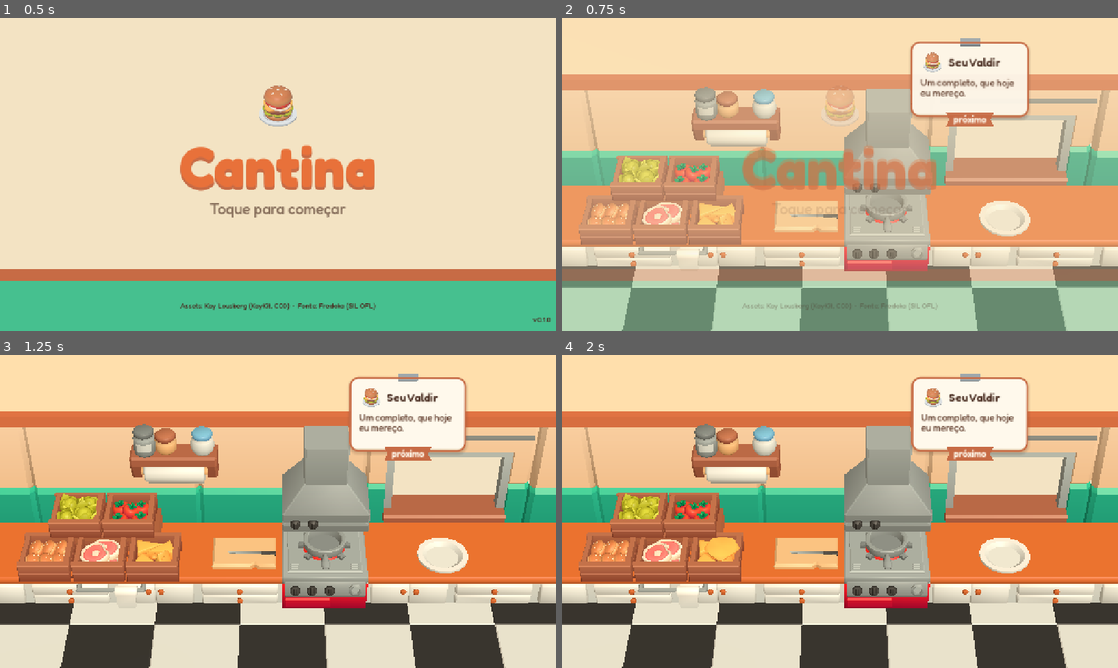
Above: before the commit, frames 1-4 (two rows, left to right).
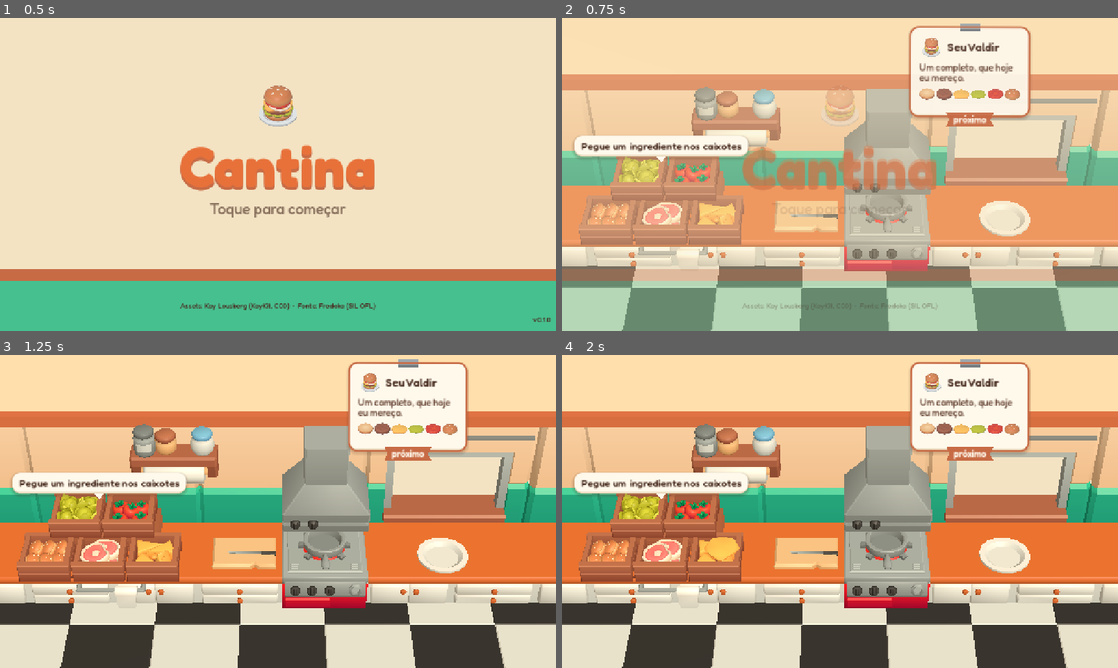
Above: after the commit, the same moments.

Repository: marcalsantarem/cantina
Game: Godot game, scene res://scenes/main.tscn
The game is run twice, just before and just after one commit, with the same random seed, the same clock (stepped at 60 frames per second) and the same inputs.
Inputs (mouse positions are in pixels of both pictures, inside the frame that each line leads up to):
- Up to frame 1 (0.5 s): no input
- Up to frame 2 (0.75 s): tap Enter (ui_accept) at 0.5 s; drag from (840, 174) to (895, 105) at 0.52 s
- Up to frame 3 (1.25 s): no input
- Up to frame 4 (2 s): tap Enter (ui_accept) at 1.25 s; drag from (728, 527) to (812, 574) at 1.27 s

Frame 1 is identical in both runs. In frame 2, 5.4% of the frame differs, in the area x 2-85%, y 1-46%; in frame 3, 5.2%; in frame 4, 5.2%.

Commit message:
T-011 receita no bilhete, T-012 prato alinhado, T-013 dicas de ação; decisões 16-18; 94 testes (BRF-010, BRF-011)
Co-Authored-By: Claude Opus 5.5 <noreply@anthropic.com>

Diff:
--- a/assets/ui/cantina_theme.tres
+++ b/assets/ui/cantina_theme.tres
@@ -122,6 +122,22 @@
 2003265652: 500
 }
 
+[sub_resource type="StyleBoxFlat" id="StyleBoxFlat_hint1"]
+content_margin_left = 12.0
+content_margin_top = 6.0
+content_margin_right = 12.0
+content_margin_bottom = 7.0
+bg_color = Color(1, 0.9764706, 0.9254902, 1)
+border_width_bottom = 3
+border_color = Color(0.8980392, 0.827451, 0.7019608, 1)
+corner_radius_top_left = 14
+corner_radius_top_right = 14
+corner_radius_bottom_right = 14
+corner_radius_bottom_left = 14
+shadow_color = Color(0.29, 0.18, 0.13, 0.22)
+shadow_size = 5
+shadow_offset = Vector2(0, 2)
+
 [resource]
 default_font = SubResource("FontVariation_8o3l3")
 default_font_size = 22
@@ -142,6 +158,12 @@
 FeedbackLabel/constants/outline_size = 12
 FeedbackLabel/font_sizes/font_size = 40
 FeedbackLabel/fonts/font = SubResource("FontVariation_0pmup")
+HintBubble/base_type = &"PanelContainer"
+HintBubble/styles/panel = SubResource("StyleBoxFlat_hint1")
+HintText/base_type = &"Label"
+HintText/colors/font_color = Color(0.2901961, 0.18039216, 0.13333334, 1)
+HintText/font_sizes/font_size = 17
+HintText/fonts/font = SubResource("FontVariation_if63c")
 HintLabel/base_type = &"Label"
 HintLabel/colors/font_color = Color(0.2901961, 0.18039216, 0.13333334, 1)
 HintLabel/font_sizes/font_size = 34
--- a/scenes/ui/hud.tscn
+++ b/scenes/ui/hud.tscn
@@ -24,3 +24,13 @@
 grow_vertical = 2
 mouse_filter = 2
 theme = ExtResource("2_theme")
+
+[node name="Hint" type="Control" parent="."]
+layout_mode = 3
+anchors_preset = 15
+anchor_right = 1.0
+anchor_bottom = 1.0
+grow_horizontal = 2
+grow_vertical = 2
+mouse_filter = 2
+theme = ExtResource("2_theme")
--- a/scenes/ui/ticket_card.tscn
+++ b/scenes/ui/ticket_card.tscn
@@ -53,6 +53,12 @@
 theme_type_variation = &"TicketPhrase"
 autowrap_mode = 3
 
+[node name="Recipe" type="HBoxContainer" parent="VBox"]
+unique_name_in_owner = true
+layout_mode = 2
+mouse_filter = 2
+theme_override_constants/separation = 2
+
 [node name="Without" type="Label" parent="VBox"]
 unique_name_in_owner = true
 visible = false
--- a/src/kitchen/kitchen_controller.gd
+++ b/src/kitchen/kitchen_controller.gd
@@ -9,6 +9,8 @@
 signal ticket_added(slot: int, ticket: TicketData)
 signal ticket_served(slot: int, ticket: TicketData, score: int, band: int, reply: String)
 signal gesture_feedback(quality: int, label: String, screen_pos: Vector2)
+## Dica da próxima ação (decisão 18); `text == ""` esconde. Só emite quando muda.
+signal action_hint(text: String, screen_pos: Vector2)
 
 const KITCHEN_SCENE := preload("res://scenes/kitchen/kitchen.tscn")
 const MODEL_PATH := "res://assets/models/kaykit/%s.gltf"
@@ -21,13 +23,23 @@
 const PLATE_RETURN_S := 1.5
 const NEW_PLATE_S := 1.5
 const PLATE_SCALE := 1.25
-## Metros por "u" (altura da tela) na bancada, para o deslocamento visual da montagem.
-const U_TO_WORLD := 7.0
 ## Meia largura (m) do ingrediente na tábua, para as faixas de cobertura.
 const CHOP_HALF_WIDTH := 0.45
 const GLOW_S := 0.35
 const GLOW_COLOR := Color(1.0, 0.92, 0.55, 0.75)
 const SLOT_COUNT := 3
+## Altura (m) acima da estação onde a dica aponta.
+const HINT_LIFT := 0.4
+const HINT_DROP_BOARD := "Solte na tábua"
+const HINT_DROP_PAN := "Solte na panela"
+const HINT_DROP_PLATE := "Solte no prato"
+const HINT_CHOP := "Pique em zigue-zague ↕"
+const HINT_TO_PLATE := "Arraste para o prato"
+const HINT_FLIP := "Puxe para cima para virar"
+const HINT_PATTY_DONE := "No ponto! Tire para o prato"
+const HINT_BURNT := "Queimou! Tire da panela"
+const HINT_SERVE := "Arraste o prato até a janela"
+const HINT_IDLE := "Pegue um ingrediente nos caixotes"
 ## Cor/alfa da fumaça por Patty.Stage (alfa 0 = sem fumaça).
 const SMOKE_COLORS: Array[Color] = [
 	Color(1, 1, 1, 0.0), Color(1, 1, 1, 0.3), Color(1, 1, 0.9, 0.45),
@@ -88,6 +100,9 @@
 var _served_band: int = 0
 var _return_timer: float = -1.0
 var _new_plate_timer: float = -1.0
+var hint_text: String = ""
+var hint_pos := Vector2.ZERO
+var _crates_center := Vector3.ZERO
 
 
 func _ready() -> void:
@@ -114,8 +129,15 @@
 	var scene_plate := _stations["Plate_Assembly"].get_node_or_null("Plate") as Node3D
 	if scene_plate:
 		scene_plate.visible = false
+	var n := 0
+	for key: String in _stations:
+		if key.begins_with("Crate_"):
+			_crates_center += snap_position(key)
+			n += 1
+	_crates_center /= maxf(n, 1)
 	_make_smoke()
 	_make_plate()
+	_update_hint()
 
 
 func _process(delta: float) -> void:
@@ -143,6 +165,7 @@
 		return
 	started = true
 	tickets.spawn()
+	_update_hint()
 
 
 func get_slot_screen_position(slot: int) -> Vector2:
@@ -167,6 +190,7 @@
 		_new_plate_timer -= delta
 		if _new_plate_timer < 0.0:
 			_make_plate()
+	_update_hint()
 
 
 # --- Entrada (p = 0–1 da viewport, y para baixo; t em ms) ---------------------
@@ -191,6 +215,7 @@
 			if patty != null:
 				mode = GestureRecognizer.Mode.PAN
 	recognizer.begin(mode, p, t_ms)
+	_update_hint()
 
 
 func pointer_move(p: Vector2, t_ms: int) -> void:
@@ -199,6 +224,7 @@
 	_handle_events(recognizer.add_sample(p, t_ms))
 	if _carry != null:
 		_follow(p)
+	_update_hint()
 
 
 func pointer_up(p: Vector2, t_ms: int) -> void:
@@ -214,6 +240,7 @@
 		_follow(p)
 		_drop(p)
 	_press_station = ""
+	_update_hint()
 
 
 ## Nome da estação (Area3D na camada 2) sob o ponto, ou "".
@@ -421,6 +448,7 @@
 
 
 func _assemble(c: Carry) -> void:
+	# A precisão da soltura vale só na nota; o visual fica centralizado (decisão 17).
 	var center := world_to_norm(snap_position("Plate_Assembly"))
 	var q := recognizer.drop_quality(center)
 	var off := recognizer.drop_offset_u(center)
@@ -435,10 +463,9 @@
 		var area: Node3D = _stations["Plate_Assembly"]
 		_bun_top_node = _spawn(Kitchen.BUN_TOP, area)
 		_bun_top_node.position = area.to_local(bun_top_rest_position())
-	var o: Vector2 = item["offset"]
-	var local := Vector3(o.x * U_TO_WORLD, _stack_height, o.y * U_TO_WORLD)
-	_reparent_tween(node, plate_root, local)
-	node.rotation_degrees = Vector3(0, item["tilt_deg"], 0)
+	node.rotation = Vector3.ZERO
+	node.scale = Vector3.ONE
+	_reparent_tween(node, plate_root, Vector3(0, _stack_height, 0))
 	_stack_height += _height_of(item["id"], node)
 	_feedback(q, node)
 
@@ -671,7 +698,9 @@
 	return ""
 
 
-## Altura (m) do modelo para empilhar; medida uma vez por id.
+## Altura (m) do topo do modelo acima da sua origem (AABB), para empilhar; medida
+## uma vez por id. A origem dos modelos é o apoio: queijo e alface caem pelas bordas
+## abaixo dela (AABB com y < 0), então conta só o topo para não flutuar.
 func _height_of(id: String, node: Node3D) -> float:
 	if _heights.has(id):
 		return _heights[id]
@@ -682,6 +711,70 @@
 		var b: AABB = (inv * m.global_transform) * m.get_aabb()
 		box = b if first else box.merge(b)
 		first = false
-	var h := box.size.y if not first and box.size.y > 0.0 else 0.05
+	var h := box.end.y if not first and box.end.y > 0.0 else 0.05
 	_heights[id] = h
 	return h
+
+
+# --- Dica de ação (decisão 18) ---------------------------------------------------
+
+func _update_hint() -> void:
+	var text := ""
+	var station := ""
+	if _carry != null:
+		station = _carry_target(_carry)
+		match station:
+			"CuttingBoard": text = HINT_DROP_BOARD
+			"Stove_Pan": text = HINT_DROP_PAN
+			"Plate_Assembly": text = HINT_DROP_PLATE
+			"OrderWindow": text = HINT_SERVE
+	elif patty != null:
+		station = "Stove_Pan"
+		if patty.is_burnt():
+			text = HINT_BURNT
+		elif _side_ok(Patty.Side.A) and _side_ok(Patty.Side.B):
+			text = HINT_PATTY_DONE
+		else:
+			text = HINT_FLIP
+	elif board != null:
+		station = "CuttingBoard"
+		text = HINT_TO_PLATE if board.is_done() else HINT_CHOP
+	elif plate_root != null and not stack.is_empty():
+		station = "Plate_Assembly"
+		text = HINT_SERVE
+	elif tickets.open_count() > 0:
+		station = "Crates"
+		text = HINT_IDLE
+	var pos := Vector2.ZERO
+	if text != "":
+		pos = _camera.unproject_position(_hint_anchor(station) + Vector3(0, HINT_LIFT, 0))
+	if text == hint_text and pos.distance_squared_to(hint_pos) < 1.0:
+		return
+	hint_text = text
+	hint_pos = pos
+	action_hint.emit(text, pos)
+
+
+## Estação onde o item na mão deve ser solto ("" = nenhuma).
+func _carry_target(c: Carry) -> String:
+	if c.is_plate:
+		return "OrderWindow"
+	if c.chop == null and c.patty == null and recipe.chop.has(c.id):
+		return "CuttingBoard"
+	if c.patty == null and c.id == Kitchen.BURGER_UNCOOKED:
+		return "Stove_Pan"
+	if plate_root != null and stack.can_accept(c.id):
+		return "Plate_Assembly"
+	return ""
+
+
+func _hint_anchor(station: String) -> Vector3:
+	if station == "Crates":
+		return _crates_center
+	if station == "OrderWindow":
+		return snap_position(station) + Vector3(0, 0.6, 0)
+	return snap_position(station)
+
+
+func _side_ok(side: int) -> bool:
+	return Patty.quality_for_time(patty.side_time(side)) != Kitchen.Quality.CLUMSY
--- /dev/null
+++ b/src/ui/hint_bubble.gd
@@ -0,0 +1,106 @@
+extends PanelContainer
+## Balão de dica de ação (decisão 18): creme, perto de screen_pos, preso à borda da tela.
+## show_hint("") esconde com fade. Não recebe toque/mouse.
+
+const MARGIN := 8.0
+## Distância (px lógicos do balão) entre screen_pos e a ponta do balão.
+const GAP := 26.0
+const TAIL := 9.0
+const FADE := 0.18
+
+## Ampliação do balão (mesma do HUD em telas baixas).
+var ui_scale := 1.0:
+	set(v):
+		ui_scale = v
+		scale = Vector2.ONE * v
+		_place()
+
+var _target := Vector2.ZERO
+var _below := false
+var _tween: Tween
+var _label: Label
+var _fading_in := false
+
+
+func _init() -> void:
+	theme_type_variation = &"HintBubble"
+	mouse_filter = Control.MOUSE_FILTER_IGNORE
+	modulate.a = 0.0
+	visible = false
+	_label = Label.new()
+	_label.theme_type_variation = &"HintText"
+	_label.mouse_filter = Control.MOUSE_FILTER_IGNORE
+	_label.horizontal_alignment = HORIZONTAL_ALIGNMENT_CENTER
+	add_child(_label)
+
+
+func _ready() -> void:
+	resized.connect(_place)
+
+
+func show_hint(text: String, screen_pos: Vector2) -> void:
+	if text.is_empty():
+		hide_hint()
+		return
+	_label.text = text
+	_target = screen_pos
+	reset_size()
+	_place()
+	visible = true
+	_fade_to(1.0)
+
+
+func hide_hint() -> void:
+	if not visible:
+		return
+	_fade_to(0.0)
+
+
+func hint_text() -> String:
+	return _label.text
+
+
+## Visível e não sumindo.
+func is_shown() -> bool:
+	return visible and _fading_in
+
+
+func _fade_to(alpha: float) -> void:
+	_fading_in = alpha > 0.0
+	if _tween:
+		_tween.kill()
+	if not is_inside_tree():
+		modulate.a = alpha
+		visible = alpha > 0.0
+		return
+	_tween = create_tween()
+	_tween.tween_property(self, "modulate:a", alpha, FADE)
+	if alpha <= 0.0:
+		_tween.tween_callback(hide)
+
+
+func _place() -> void:
+	if not is_inside_tree():
+		return
+	var area := get_viewport().get_visible_rect().size
+	var s := size * ui_scale
+	var lift := (GAP + TAIL) * ui_scale
+	_below = _target.y - lift - s.y < MARGIN
+	var p := Vector2(_target.x - s.x * 0.5, _target.y + lift if _below else _target.y - lift - s.y)
+	p.x = clampf(p.x, MARGIN, maxf(MARGIN, area.x - s.x - MARGIN))
+	p.y = clampf(p.y, MARGIN, maxf(MARGIN, area.y - s.y - MARGIN))
+	position = p
+	queue_redraw()
+
+
+## Rabicho apontando para screen_pos.
+func _draw() -> void:
+	var col := get_theme_stylebox("panel", "HintBubble")
+	var bg: Color = col.bg_color if col is StyleBoxFlat else Color.WHITE
+	var tip_x := clampf((_target.x - position.x) / ui_scale, 18.0, size.x - 18.0)
+	var pts: PackedVector2Array
+	if _below:
+		pts = [Vector2(tip_x - TAIL, 1), Vector2(tip_x + TAIL, 1), Vector2(tip_x, -TAIL)]
+	else:
+		pts = [Vector2(tip_x - TAIL, size.y - 1), Vector2(tip_x + TAIL, size.y - 1), Vector2(tip_x, size.y + TAIL)]
+	draw_colored_polygon(pts, bg)
--- a/src/ui/hud.gd
+++ b/src/ui/hud.gd
@@ -1,12 +1,13 @@
 extends CanvasLayer
 ## HUD da cozinha: bilhetes, bilhete-resposta e palavra de feedback.
 ## Fala com a cozinha só por sinais (contrato BRF-007): ticket_added, ticket_served,
-## gesture_feedback e get_slot_screen_position(slot).
+## gesture_feedback e get_slot_screen_position(slot); opcional action_hint(text, screen_pos) (BRF-011).
 ## O prato vai sempre para o bilhete mais antigo aberto (FIFO): ele ganha o destaque "próximo".
 ## Em telas baixas os bilhetes são ampliados para a frase ter ao menos min_phrase_px na tela.
 
 const TicketCardScene := preload("res://scenes/ui/ticket_card.tscn")
 const FeedbackWord := preload("res://src/ui/feedback_word.gd")
+const HintBubble := preload("res://src/ui/hint_bubble.gd")
 const GAP := 6.0
 const MARGIN := 8.0
 
@@ -33,9 +34,13 @@
 
 @onready var _tickets: Control = $Tickets
 @onready var _feedback: Control = $Feedback
+@onready var _hint: Control = $Hint
+var _bubble: PanelContainer
 
 
 func _ready() -> void:
+	_bubble = HintBubble.new()
+	_hint.add_child(_bubble)
 	get_viewport().size_changed.connect(_refresh_anchors)
 	_refresh_anchors()
 
@@ -43,9 +48,11 @@
 func bind(controller: Node) -> void:
 	unbind()
 	_controller = controller
-	controller.ticket_added.connect(_on_ticket_added)
-	controller.ticket_served.connect(_on_ticket_served)
-	controller.gesture_feedback.connect(_on_gesture_feedback)
+	controller.connect("ticket_added", _on_ticket_added)
+	controller.connect("ticket_served", _on_ticket_served)
+	controller.connect("gesture_feedback", _on_gesture_feedback)
+	if controller.has_signal("action_hint"):
+		controller.connect("action_hint", _on_action_hint)
 
 
 func unbind() -> void:
@@ -53,10 +60,16 @@
 		_controller = null
 		return
 	for pair in [["ticket_added", _on_ticket_added], ["ticket_served", _on_ticket_served],
-			["gesture_feedback", _on_gesture_feedback]]:
-		if _controller.is_connected(pair[0], pair[1]):
+			["gesture_feedback", _on_gesture_feedback], ["action_hint", _on_action_hint]]:
+		if _controller.has_signal(pair[0]) and _controller.is_connected(pair[0], pair[1]):
 			_controller.disconnect(pair[0], pair[1])
 	_controller = null
+	_bubble.hide_hint()
+
+
+## Balão de dica de ação.
+func get_hint() -> PanelContainer:
+	return _bubble
 
 
 ## Bilhete aberto no slot (ou null).
@@ -112,6 +125,10 @@
 	word.pop(label, quality, screen_pos)
 
 
+func _on_action_hint(text: String, screen_pos: Vector2) -> void:
+	_bubble.show_hint(text, screen_pos)
+
+
 func _new_card(slot: int, ticket: TicketData) -> Control:
 	var card := TicketCardScene.instantiate()
 	card.slot = slot
@@ -155,6 +172,7 @@
 		var fs := float(_tickets.get_theme_font_size("font_size", "TicketPhrase"))
 		ui_scale = ticket_scale_for(_screen_scale(), fs, min_phrase_px, max_ui_scale)
 	_tickets.scale = Vector2.ONE * ui_scale
+	_bubble.ui_scale = ui_scale
 	_tickets.size = get_viewport().get_visible_rect().size / ui_scale
 	for card in _tickets.get_children():
 		card.compact = ui_scale > 1.0
--- a/src/ui/ticket_card.gd
+++ b/src/ui/ticket_card.gd
@@ -12,6 +12,12 @@
 const NEXT_LIFT := 12.0
 ## Linhas da frase no modo compacto (telas baixas).
 const COMPACT_LINES := 2
+const RECIPE_PATH := "res://data/recipes/%s.json"
+## Lado dos ícones da receita (px lógicos do bilhete).
+const RECIPE_ICON := 26.0
+
+static var _recipe_cache := {}
+static var _trimmed_cache := {}
 
 var slot := -1
 var is_reply := false
@@ -53,6 +59,7 @@
 @onready var _name: Label = %Name
 @onready var _phrase: Label = %Phrase
 @onready var _without: Label = %Without
+@onready var _recipe: HBoxContainer = %Recipe
 @onready var _stamp: Control = %Stamp
 
 
@@ -68,6 +75,7 @@
 	var icon_path := ICON_PATH % ticket.recipe
 	_icon.texture = load(icon_path) if ResourceLoader.exists(icon_path) else null
 	_icon.visible = _icon.texture != null
+	_show_recipe(recipe_layers(ticket))
 	_without.visible = not ticket.without.is_empty()
 	if _without.visible:
 		_without.text = UiText.without_text(ticket.without)
@@ -99,6 +107,7 @@
 	theme_type_variation = &"ReplyPanel"
 	_icon.visible = false
 	_without.visible = false
+	_recipe.visible = false
 	_phrase.text = reply
 	_stamp.band = band
 	_stamp.visible = true
@@ -135,6 +144,62 @@
 	tw.tween_property(self, "modulate:a", 0.0, duration)
 	tw.tween_property(self, "float_offset", Vector2(0, -24), duration)
 	tw.chain().tween_callback(queue_free)
+
+
+## Ids das camadas pedidas, da base para o topo (ordem de montagem), sem as do `without`.
+static func recipe_layers(ticket: TicketData) -> Array[String]:
+	var recipe: Recipe = _recipe_cache.get(ticket.recipe)
+	if recipe == null:
+		var data: Variant = JSON.parse_string(FileAccess.get_file_as_string(RECIPE_PATH % ticket.recipe))
+		recipe = Recipe.from_dict(data if data is Dictionary else {})
+		_recipe_cache[ticket.recipe] = recipe
+	return recipe.requested_layers(ticket.without)
+
+
+## Ids mostrados na fileira de receita, na ordem (base -> topo, da esquerda para a direita).
+func recipe_ids() -> Array[String]:
+	var out: Array[String] = []
+	if _recipe.visible:
+		for icon in _recipe.get_children():
+			out.append(String(icon.get_meta("id")))
+	return out
+
+
+func _show_recipe(ids: Array[String]) -> void:
+	for old in _recipe.get_children():
+		old.free()
+	for id in ids:
+		var icon := TextureRect.new()
+		icon.texture = _trimmed_icon(id)
+		icon.custom_minimum_size = Vector2.ONE * RECIPE_ICON
+		icon.expand_mode = TextureRect.EXPAND_IGNORE_SIZE
+		icon.stretch_mode = TextureRect.STRETCH_KEEP_ASPECT_CENTERED
+		icon.mouse_filter = Control.MOUSE_FILTER_IGNORE
+		icon.tooltip_text = UiText.ingredient_name(id)
+		icon.set_meta("id", id)
+		_recipe.add_child(icon)
+	_recipe.visible = not ids.is_empty()
+
+
+## Ícone sem a margem transparente (as fatias são achatadas e somem num ícone pequeno).
+static func _trimmed_icon(id: String) -> Texture2D:
+	if _trimmed_cache.has(id):
+		return _trimmed_cache[id]
+	var path := ICON_PATH % id
+	var tex: Texture2D = load(path) if ResourceLoader.exists(path) else null
+	if tex != null:
+		var img := tex.get_image()
+		if img != null:
+			if img.is_compressed():
+				img.decompress()
+			var used := img.get_used_rect()
+			if used.has_area():
+				var atlas := AtlasTexture.new()
+				atlas.atlas = tex
+				atlas.region = Rect2(used)
+				tex = atlas
+	_trimmed_cache[id] = tex
+	return tex
 
 
 func phrase_label() -> Label:
--- a/tests/fakes/fake_kitchen_controller.gd
+++ b/tests/fakes/fake_kitchen_controller.gd
@@ -4,6 +4,7 @@
 signal ticket_added(slot: int, ticket: TicketData)
 signal ticket_served(slot: int, ticket: TicketData, score: int, band: int, reply: String)
 signal gesture_feedback(quality: int, label: String, screen_pos: Vector2)
+signal action_hint(text: String, screen_pos: Vector2)
 
 ## Aproximadamente o trilho de bilhetes na captura 1280x720.
 var slot_positions: Array[Vector2] = [Vector2(930, 190), Vector2(1050, 190), Vector2(1170, 190)]
--- a/tests/integration/test_kitchen_controller.gd
+++ b/tests/integration/test_kitchen_controller.gd
@@ -9,6 +9,7 @@
 var added: Array = []
 var served: Array = []
 var feedback: Array = []
+var hints: Array = []
 
 
 func before_each() -> void:
@@ -19,6 +20,8 @@
 	added.clear()
 	served.clear()
 	feedback.clear()
+	hints.clear()
+	ctrl.action_hint.connect(func(text, pos): hints.append([text, pos]))
 	ctrl.ticket_added.connect(func(slot, ticket): added.append([slot, ticket]))
 	ctrl.ticket_served.connect(func(slot, ticket, score, band, reply): served.append([slot, ticket, score, band, reply]))
 	ctrl.gesture_feedback.connect(func(q, label, pos): feedback.append([q, label, pos]))
@@ -71,6 +74,15 @@
 	return out
 
 
+## Textos das dicas sem repetições seguidas.
+func _hint_texts() -> Array:
+	var out := []
+	for h in hints:
+		if out.is_empty() or out[-1] != h[0]:
+			out.append(h[0])
+	return out
+
+
 func test_station_raycast() -> void:
 	assert_eq(ctrl.station_at(_n(ctrl.snap_position("Crate_bun"))), "Crate_bun")
 	assert_eq(ctrl.station_at(_n(ctrl.snap_position("CuttingBoard"))), "CuttingBoard")
@@ -138,6 +150,22 @@
 	assert_true(ctrl.stack.closed)
 	assert_eq(ctrl.stack.ids(), ctrl.recipe.layers)
 
+	# Prato alinhado (decisão 17): itens centrados no Snap, sem giro, cada um no topo do anterior.
+	await wait_seconds(KitchenController.RETURN_S + 0.1)
+	var layers: Array[Node3D] = []
+	for ch in ctrl.plate_root.get_children():
+		if ch.name != "plate":
+			layers.append(ch)
+	assert_eq(layers.size(), ctrl.recipe.layers.size(), "camadas no prato")
+	var y := ctrl.snap_position("Plate_Assembly").y - ctrl.plate_root.global_position.y
+	for i in layers.size():
+		var n := layers[i]
+		assert_almost_eq(n.position.x, 0.0, 0.001, "%s x" % n.name)
+		assert_almost_eq(n.position.z, 0.0, 0.001, "%s z" % n.name)
+		assert_almost_eq(n.position.y, y, 0.001, "%s altura" % n.name)
+		assert_eq(n.rotation, Vector3.ZERO, "%s sem giro" % n.name)
+		y += ctrl._heights[ctrl.recipe.layers[i]]
+
 	# Servir na janela.
 	_drag(_plate(), _n(ctrl.snap_position("OrderWindow") + Vector3(0, 0.6, 0)))
 	assert_eq(served.size(), 1)
@@ -157,3 +185,35 @@
 	ctrl.pointer_down(_n(ctrl.snap_position("OrderWindow") + Vector3(0, 0.6, 0)), t)
 	ctrl.pointer_up(_n(ctrl.snap_position("OrderWindow") + Vector3(0, 0.6, 0)), t + 50)
 	assert_null(ctrl.returned_plate, "some ao tocar")
+
+	var cut_hints := ["Solte na tábua", "Pique em zigue-zague ↕", "Arraste para o prato", "Solte no prato", "Arraste o prato até a janela"]
+	var expected := ["Pegue um ingrediente nos caixotes",
+		"Solte no prato", "Arraste o prato até a janela",
+		"Solte na panela", "Puxe para cima para virar", "No ponto! Tire para o prato",
+		"Solte no prato", "Arraste o prato até a janela",
+		"Solte no prato", "Arraste o prato até a janela"]
+	expected.append_array(cut_hints)
+	expected.append_array(cut_hints)
+	expected.append_array(["Solte no prato", "Arraste o prato até a janela"])
+	assert_eq(_hint_texts().slice(0, expected.size()), expected, "sequência de dicas")
+
+
+func test_hint_positions_and_no_repeat() -> void:
+	ctrl.start()
+	assert_eq(hints.size(), 1)
+	var crate := _n(ctrl.snap_position("Crate_burger"))
+	var pan := _n(ctrl.snap_position("Stove_Pan"))
+	ctrl.pointer_down(crate, t)
+	for i in range(1, 13):
+		t += 16
+		ctrl.pointer_move(crate.lerp(pan, i / 12.0), t)
+	assert_eq(hints[-1][0], "Solte na panela")
+	var n := hints.size()
+	ctrl.advance(0.1)
+	ctrl.advance(0.1)
+	assert_eq(hints.size(), n, "não repete a mesma dica")
+	var pan_px: Vector2 = ctrl.world_to_norm(ctrl.snap_position("Stove_Pan") + Vector3(0, KitchenController.HINT_LIFT, 0)) * ctrl._viewport_size()
+	assert_almost_eq(hints[-1][1], pan_px, Vector2.ONE, "dica na panela")
+	t += 16
+	ctrl.pointer_up(pan, t)
+	assert_eq(hints[-1][0], "Puxe para cima para virar")
--- a/tests/unit/test_hud.gd
+++ b/tests/unit/test_hud.gd
@@ -40,6 +40,53 @@
 	fake.ticket_added.emit(1, _ticket())
 	await wait_process_frames(2)
 	assert_false(hud.get_card(1).without_label().visible)
+
+
+func test_ticket_shows_recipe_without_removed_items() -> void:
+	fake.ticket_added.emit(0, _ticket(["food_ingredient_tomato_slice", "food_ingredient_cheese_slice"]))
+	await wait_process_frames(2)
+	var card: Control = hud.get_card(0)
+	assert_eq(card.recipe_ids(), ["food_ingredient_bun_bottom", "food_ingredient_burger_cooked",
+			"food_ingredient_lettuce_slice", "food_ingredient_bun_top"] as Array[String], "base -> topo, sem o 'sem'")
+	assert_true(card.without_label().visible, "'sem' continua destacado")
+	fake.ticket_added.emit(1, _ticket())
+	await wait_process_frames(2)
+	assert_eq(hud.get_card(1).recipe_ids().size(), 6, "receita completa")
+	fake.ticket_served.emit(0, _ticket(), 90, 0, "ok")
+	await wait_seconds(0.4)
+	assert_eq(card.recipe_ids(), [] as Array[String], "resposta sem receita")
+
+
+func test_action_hint_shows_and_hides() -> void:
+	var bubble: Control = hud.get_hint()
+	assert_false(bubble.visible)
+	assert_eq(bubble.mouse_filter, Control.MOUSE_FILTER_IGNORE)
+	fake.action_hint.emit("Pique em zigue-zague", Vector2(1270, 400))
+	await wait_seconds(0.3)
+	assert_true(bubble.is_shown())
+	assert_eq(bubble.hint_text(), "Pique em zigue-zague")
+	assert_almost_eq(bubble.modulate.a, 1.0, 0.01, "fade in")
+	var vp := hud.get_viewport().get_visible_rect().size
+	var r: Rect2 = bubble.get_global_rect()
+	assert_true(r.position.x >= 0.0 and r.end.x <= vp.x, "preso à borda")
+	assert_true(r.end.y < 400.0, "acima do ponto")
+	var fs: int = bubble.get_child(0).get_theme_font_size("font_size")
+	assert_true(fs * hud.ui_scale >= 13.0, "texto >= 13 px")
+	fake.action_hint.emit("", Vector2.ZERO)
+	assert_false(bubble.is_shown())
+	await wait_seconds(0.3)
+	assert_false(bubble.visible, "fade out")
+
+
+func test_bind_without_action_hint_signal() -> void:
+	var plain := Node.new()
+	plain.add_user_signal("ticket_added")
+	plain.add_user_signal("ticket_served")
+	plain.add_user_signal("gesture_feedback")
+	add_child_autofree(plain)
+	hud.bind(plain)
+	hud.unbind()
+	assert_false(hud.get_hint().visible)
 
 
 func test_three_cards_do_not_overlap_and_stay_on_screen() -> void:
Binary file added: docs/capturas/prato_montado.png
Binary file changed: docs/capturas/ui_hud_1280x720.png
Binary file changed: docs/capturas/ui_hud_844x390.png
Not shown, changed: docs/backlog.md
Not shown, added: docs/briefings/BRF-010_AG01_prato-alinhado-dicas.md
Not shown, added: docs/briefings/BRF-011_AG02_receita-bilhete-dicas.md
Not shown, changed: docs/decisoes.md
Not shown, changed: docs/design/m1_hamburguer.md
